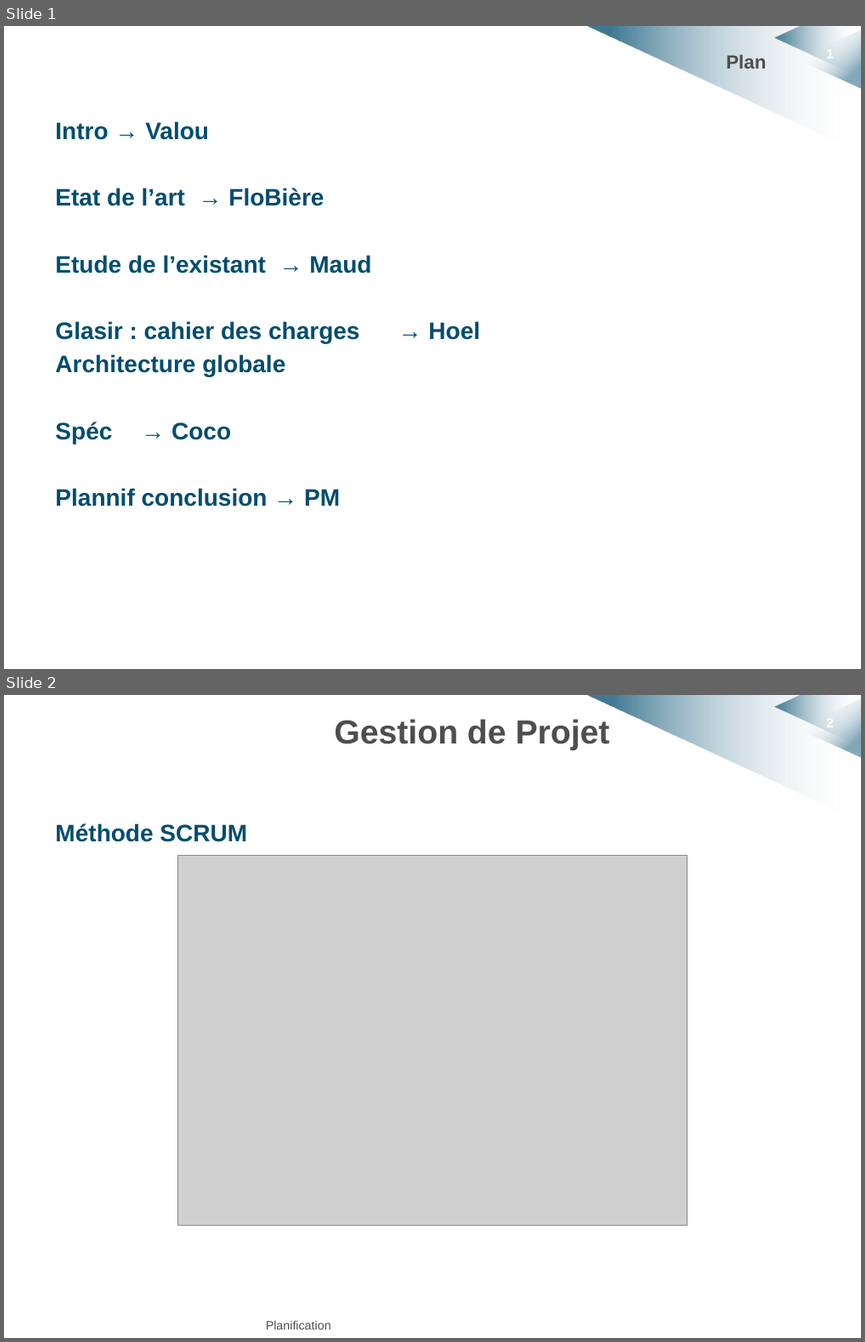
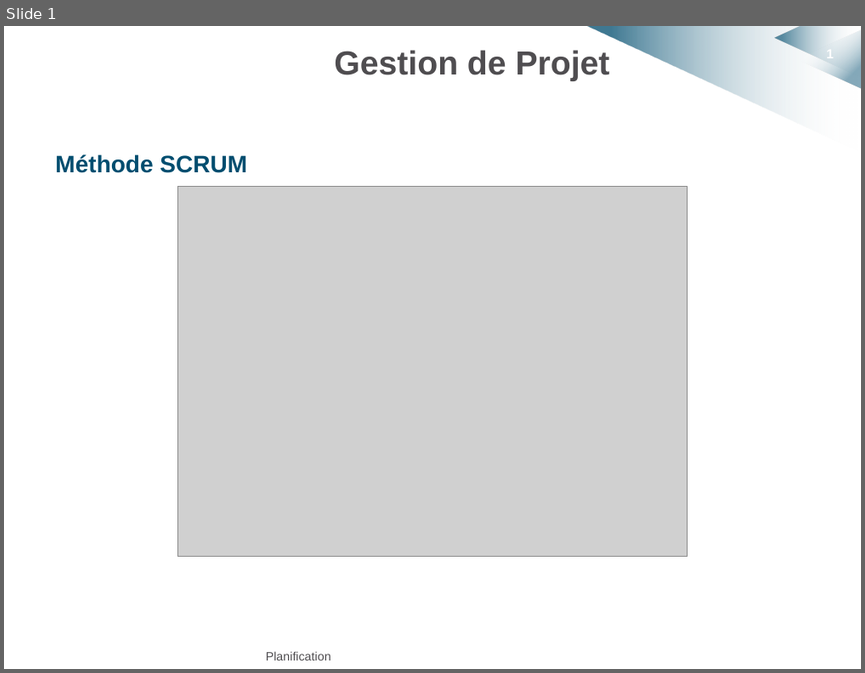
Before and after one commit to HKervadec/korrigolo, a slide deck: soutenances/projet_decembre/planif_et_conclu.pptx. Shown one above the other, each under a label of ours: slides 1 and 2 before the commit, slide 1 after it. The pictures are 865x1342 and 865x673 pixels, drawn with LibreOffice and Linux fonts; fonts in the diff are those of the drawing; grey boxes stand for pictures; background and template pictures are left out. Boxes give left, top, right and bottom in pixels: in the first picture for what was removed or moved away, otherwise in the second. Text is boxed around its words. In the diff, an @@ line names an element or a change of style, - is before the commit and + after.

```diff
--- a/soutenances/projet_decembre/planif_et_conclu.pptx
+++ b/soutenances/projet_decembre/planif_et_conclu.pptx
@@ slide 1 removed at [4, 26, 861, 669], background #FFFFFF; not listed: 4 template elements that a slide beside it also shows @@
@@ title removed at [726, 55, 766, 68] @@
-Plan
@@ text removed at [55, 121, 371, 506] @@
-Intro → Valou
-Etat de l’art → FloBière
-Etude de l’existant → Maud
-Glasir : cahier des charges → Hoel
-Architecture globale
-Spéc → Coco
-Plannif conclusion → PM
@@ what was slide 2 is now slide 1 @@
@@ page number at [826, 46, 834, 61]: text changed @@
-2
+1
```
Also in this commit, not shown: 1 slide changed, 1 slide added, 1 other slide removed.
